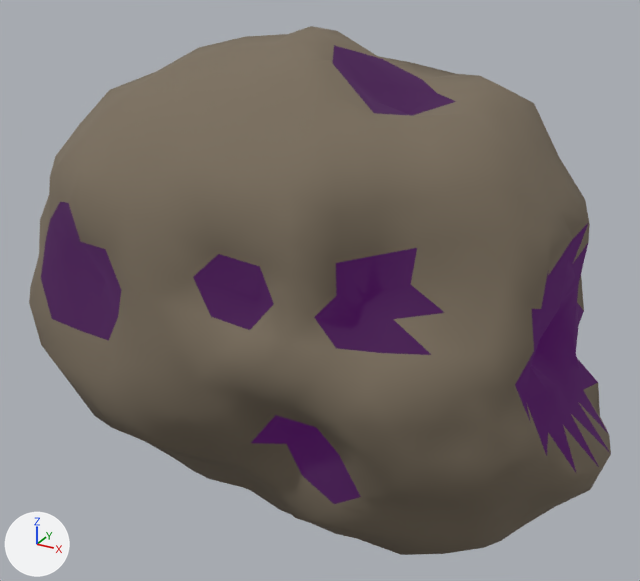
Renders of the glTF model assets/asteroids/asteroid_05.glb from each side of a commit.
One viewpoint serves both versions: a 50 mm camera at (1.42, -2.69, 1.46) aimed at (-0.07, 0.02, 0.11). The axes (+X, +Y, +Z) are drawn at lower left. The lights are the same throughout. The first picture is the older version.

The first picture shows 'Asteroid_05'.
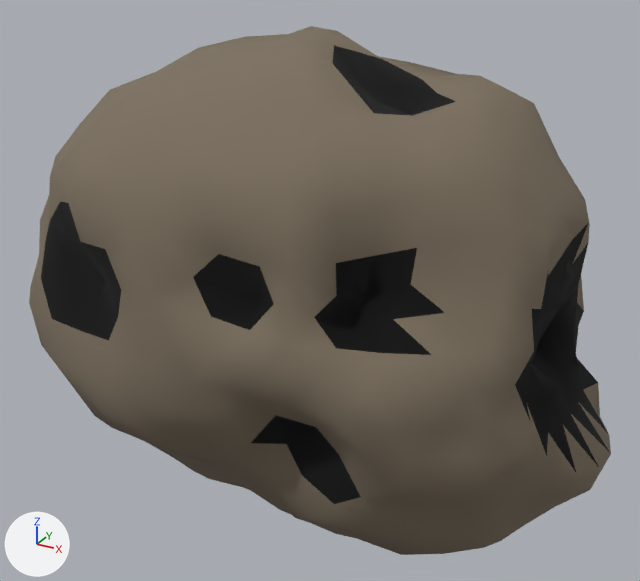
Boxes [x1, y1, x2, y2] around the edits, measured in the pictures (640 x 581 px):
```json
{"object": "Asteroid_05", "change": "recoloured, surface changed", "before": [38, 43, 611, 507], "after": [38, 43, 611, 507]}
```

Scene script edits in JSON lines:
```json
{"op": "set", "path": "mat_asteroidcrater_05.base_color", "old": "(0.02, 0.01, 0.02)", "new": "(0.0, 0.0, 0.0)", "note": "black #271927 -> black #000000"}
{"op": "remove", "block": "mat_asteroidcrater_05", "code": "mat_asteroidcrater_05.emission_color = (0.042, 0.0, 0.063)  # dark purple #3a0047"}
{"op": "remove", "block": "mat_asteroidcrater_05", "code": "mat_asteroidcrater_05.emission_strength = 1.0"}
```
